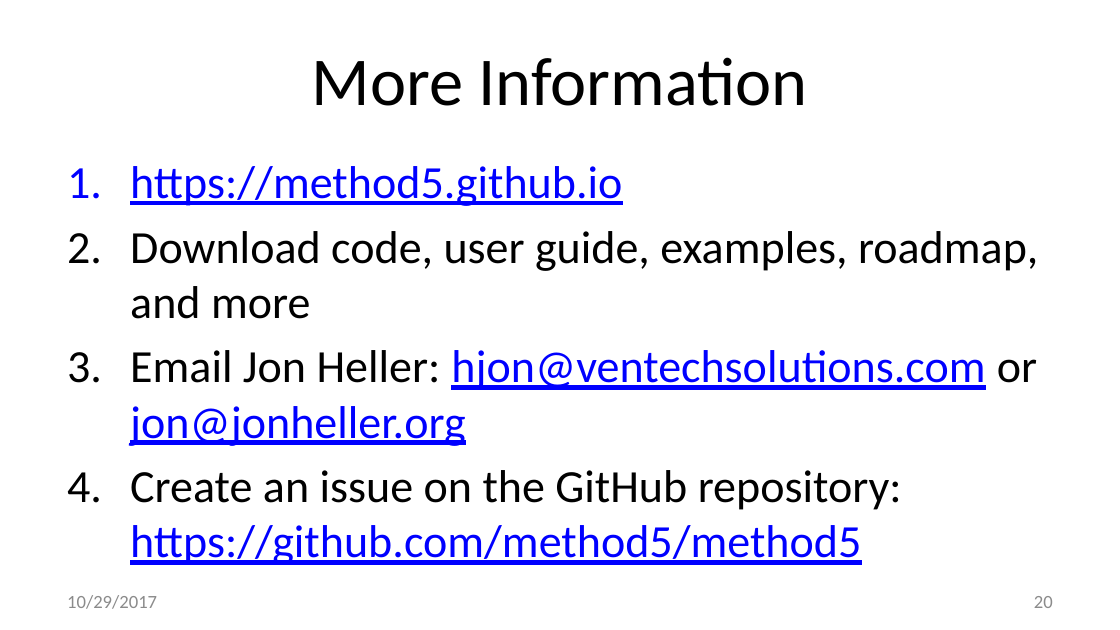
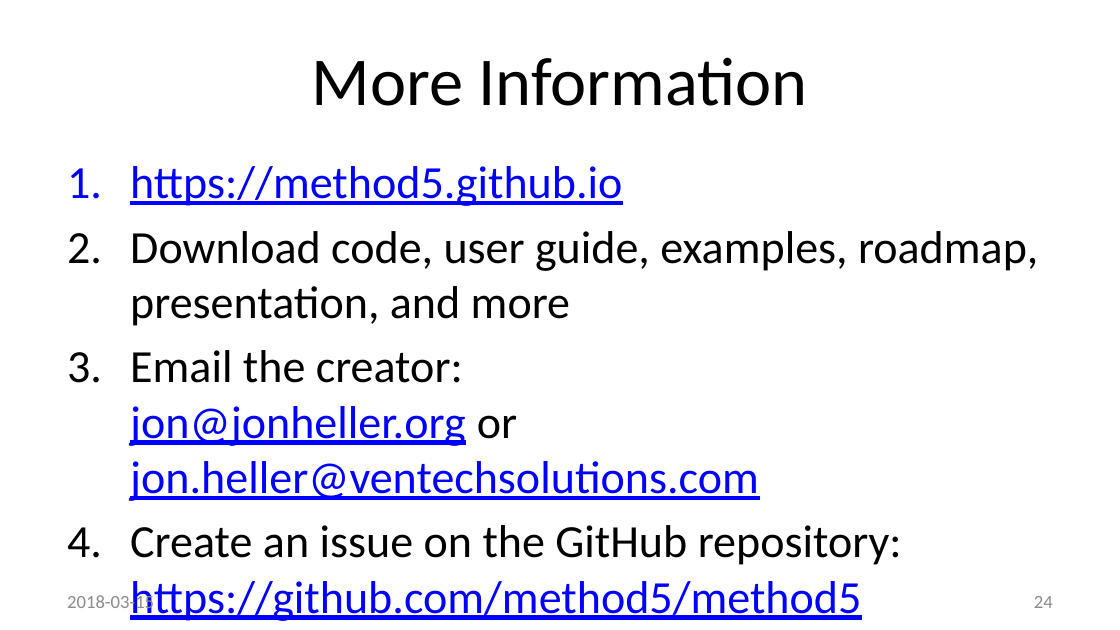
Before and after one commit to method5/method5.github.io, a slide deck: slide 24 of presentations/Method5.pptx (slide 20 before the commit). Drawn at 1120x630 pixels with LibreOffice and Linux fonts; fonts in the diff are those of the drawing; background and template pictures are left out. Boxes give left, top, right and bottom in pixels: in the first picture for what was removed or moved away, otherwise in the second. Text is boxed around its words. In the diff, an @@ line names an element or a change of style, - is before the commit and + after.

```diff
--- a/presentations/Method5.pptx
+++ b/presentations/Method5.pptx
@@ text at bbox=[130, 231, 1038, 501]: text changed @@
-2. Download code, user guide, examples, roadmap, and more
-3. Email Jon Heller: hjon@ventechsolutions.com or
-   jon@jonheller.org
+2. Download code, user guide, examples, roadmap, presentation, and more
+3. Email the creator:
+   jon@jonheller.org or
+   jon.heller@ventechsolutions.com
@@ text at bbox=[67, 592, 154, 613]: text changed @@
-10/29/2017
+2018-03-15
@@ page number at bbox=[1034, 596, 1053, 608]: text changed @@
-20
+24
```
Also in this commit, not shown: 20 other slides changed, 4 slides added.
